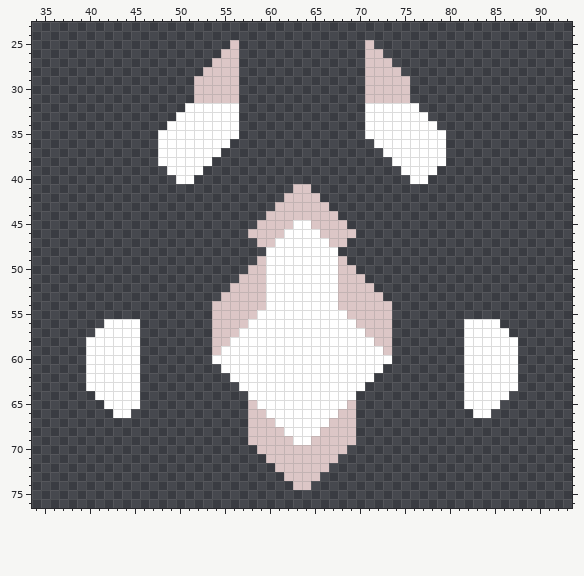
Edited in one commit: sprite sheet (assets/sprites/units/bastion-cell.png). The first picture shows the starting point.
The file is 112x112 pixels. Shown: x 34..93, y 23..76. The old version is drawn lined up with the new one, on the new canvas.
After the commit:
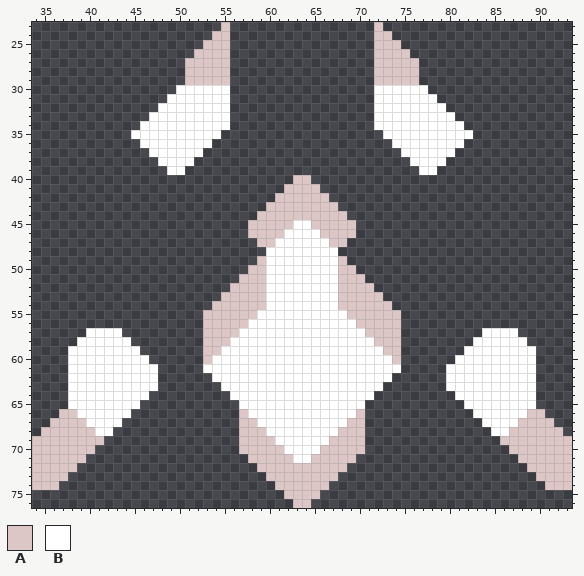
Palette (. is transparent): A #dcc6c6  B #ffffff
Changes in this commit:
canvas 112x112 -> 128x128, the old top-left corner now at 8,5
y 23: x 55 . -> A; x 72 . -> A
y 24: x 54..55 .. -> AA; x 72..73 .. -> AA
y 25: x 53..56 ...A -> AAA.; x 71..74 A... -> .AAA
y 26: x 52..54 ... -> AAA; x 56 A -> .; x 71 A -> .; x 73..75 ... -> AAA
y 27: x 51..53 ... -> AAA; x 56 A -> .; x 71 A -> .; x 74..76 ... -> AAA
y 28: x 51..52 .. -> AA; x 56 A -> .; x 71 A -> .; x 75..76 .. -> AA
y 29: x 51 . -> A; x 56 A -> .; x 71 A -> .; x 76 . -> A
y 30: x 50..56 ..AAAAA -> BBBBBB.; x 71..77 AAAAA.. -> .BBBBBB
y 31: x 49..56 ...AAAAA -> BBBBBBB.; x 71..78 AAAAA... -> .BBBBBBB
y 32: x 48..50 ... -> BBB; x 56 B -> .; x 71 B -> .; x 77..79 ... -> BBB
y 33: x 47..49 ... -> BBB; x 56 B -> .; x 71 B -> .; x 78..80 ... -> BBB
y 34: x 46..48 ... -> BBB; x 56 B -> .; x 71 B -> .; x 79..81 ... -> BBB
y 35: x 45..47 ... -> BBB; x 55..56 BB -> ..; x 71..72 BB -> ..; x 80..82 ... -> BBB
y 36: x 46..47 .. -> BB; x 54..55 BB -> ..; x 72..73 BB -> ..; x 80..81 .. -> BB
y 37: x 47 . -> B; x 53..54 BB -> ..; x 73..74 BB -> ..; x 80 . -> B
y 38: x 52..53 BB -> ..; x 74..75 BB -> ..
y 39: x 51..52 BB -> ..; x 75..76 BB -> ..
y 40: x 50..51 BB -> ..; x 63..64 .. -> AA; x 76..77 BB -> ..
y 41: x 62 . -> A; x 65 . -> A
y 42: x 61 . -> A; x 66 . -> A
y 43: x 60 . -> A; x 67 . -> A
y 44: x 59 . -> A; x 68 . -> A
y 45: x 58 . -> A; x 69 . -> A
y 55: x 53 . -> A; x 74 . -> A
y 56: x 42..45 BBBB -> ....; x 53 . -> A; x 74 . -> A; x 82..85 BBBB -> ....
y 57: x 40 . -> B; x 44..45 BB -> ..; x 53 . -> A; x 74 . -> A; x 82..83 BB -> ..; x 87 . -> B
y 58: x 39 . -> B; x 45 B -> .; x 53 . -> A; x 74 . -> A; x 82 B -> .; x 88 . -> B
y 59: x 38..39 .. -> BB; x 53 . -> A; x 74 . -> A; x 88..89 .. -> BB
y 60: x 38..39 .. -> BB; x 46 . -> B; x 53 . -> A; x 74 . -> A; x 81 . -> B; x 88..89 .. -> BB
y 61: x 38..39 .. -> BB; x 46..47 .. -> BB; x 53..54 .. -> BB; x 73..74 .. -> BB; x 80..81 .. -> BB; x 88..89 .. -> BB
y 62: x 38..39 .. -> BB; x 46..47 .. -> BB; x 54..55 .. -> BB; x 72..73 .. -> BB; x 80..81 .. -> BB; x 88..89 .. -> BB
y 63: x 38..39 .. -> BB; x 46..47 .. -> BB; x 55..56 .. -> BB; x 71..72 .. -> BB; x 80..81 .. -> BB; x 88..89 .. -> BB
y 64: x 38..40 ... -> BBB; x 46 . -> B; x 56..57 .. -> BB; x 70..71 .. -> BB; x 81 . -> B; x 87..89 ... -> BBB
y 65: x 38..41 .... -> BBBB; x 57..58 .A -> BB; x 69..70 A. -> BB; x 86..89 .... -> BBBB
y 66: x 37..42 ...... -> AABBBB; x 57..59 .AA -> ABB; x 68..70 AA. -> BBA; x 85..90 ...... -> BBBBAA
y 67: x 36..43 ........ -> AAAABBBB; x 57 . -> A; x 59..60 AA -> BB; x 67..68 AA -> BB; x 70 . -> A; x 84..91 ........ -> BBBBAAAA
y 68: x 35..42 ........ -> AAAAAABB; x 57 . -> A; x 60..61 AA -> BB; x 66..67 AA -> BB; x 70 . -> A; x 85..92 ........ -> BBAAAAAA
y 69: x 34..41 ........ -> AAAAAAAA; x 57 . -> A; x 61..62 AA -> BB; x 65..66 AA -> BB; x 70 . -> A; x 86..93 ........ -> AAAAAAAA
y 70: x 34..40 ....... -> AAAAAAA; x 57..58 .. -> AA; x 62..65 AAAA -> BBBB; x 69..70 .. -> AA; x 87..93 ....... -> AAAAAAA
y 71: x 34..39 ...... -> AAAAAA; x 58..59 .. -> AA; x 63..64 AA -> BB; x 68..69 .. -> AA; x 88..93 ...... -> AAAAAA
y 72: x 34..38 ..... -> AAAAA; x 59..60 .. -> AA; x 67..68 .. -> AA; x 89..93 ..... -> AAAAA
y 73: x 34..37 .... -> AAAA; x 60..61 .. -> AA; x 66..67 .. -> AA; x 90..93 .... -> AAAA
y 74: x 34..36 ... -> AAA; x 61..62 .. -> AA; x 65..66 .. -> AA; x 91..93 ... -> AAA
y 75: x 62..65 .... -> AAAA
y 76: x 63..64 .. -> AA
